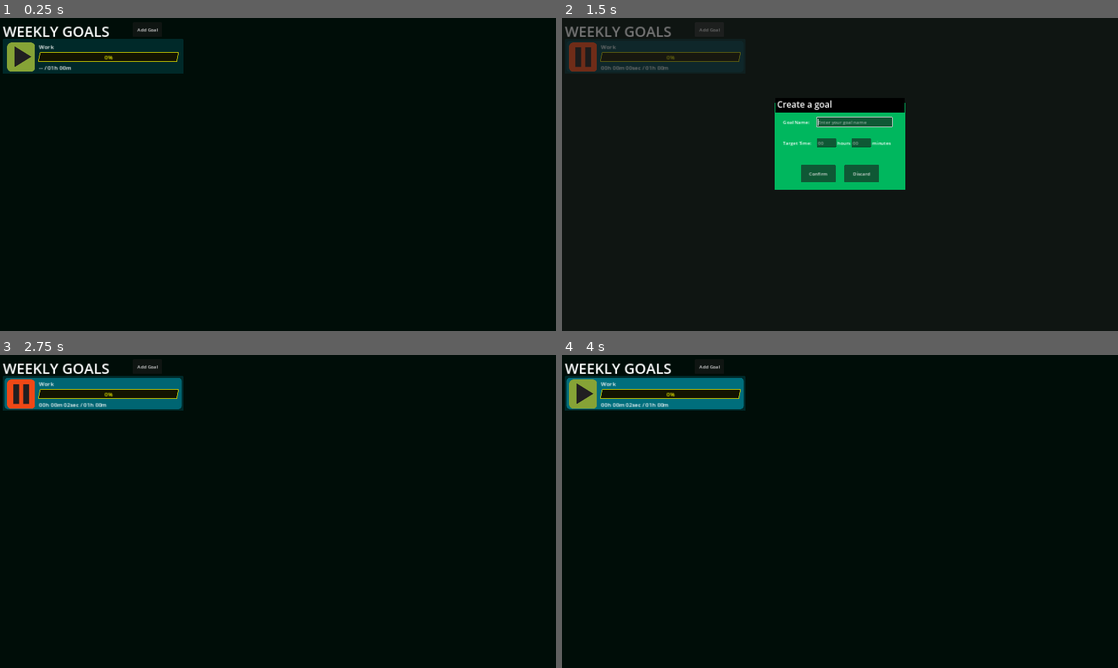
Above: before the commit, frames 1-4 (two rows, left to right).
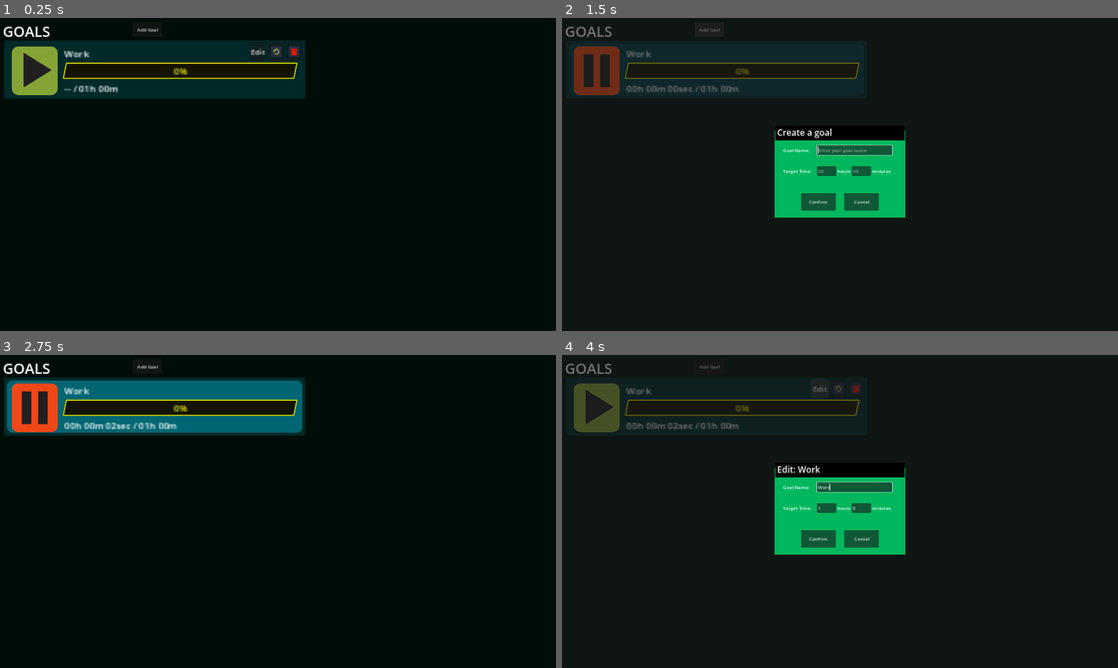
Above: after the commit, the same moments.

Repository: mathew-tran/productive
Game: Godot game, scene res://Main.tscn
Two runs of this game, one before a commit and one after it. Both use one fixed random seed, a clock stepped at 60 frames per second and the inputs below.
Inputs (mouse positions are in pixels of both pictures, inside the frame that each line leads up to; where the layout moved, square brackets give the same spot in the first picture):
- Up to frame 1 (0.25 s): no input
- Up to frame 2 (1.5 s): click (595, 71) [584, 55] at 0.5 s; click "Add Goal" at 1.25 s
- Up to frame 3 (2.75 s): click "Discard" (after the commit: "Cancel") at 2 s
- Up to frame 4 (4 s): click (595, 408) [584, 392] at 2.75 s; click (817, 389) at 3.5 s, where only the run after the commit has a clickable "Edit"

The runs differ from the first frame. In frame 1, 8.0% of the frame differs, in the area x 0-55%, y 2-26%; in frame 2, 9.0%; in frame 3, 8.6%; in frame 4, 11%, in the area x 0-62%, y 2-64%.

Commit message:
be able to edit, delete and reset goal

Diff:
--- a/Main.tscn
+++ b/Main.tscn
@@ -33,15 +33,15 @@
 offset_right = 510.0
 offset_bottom = 79.0
 theme_override_font_sizes/font_size = 50
-text = "WEEKLY GOALS"
+text = "GOALS"
 
 [node name="VBoxContainer" type="VBoxContainer" parent="."]
 layout_mode = 2
-offset_left = 18.0
-offset_top = 81.0
-offset_right = 518.0
-offset_bottom = 493.0
-scale = Vector2(1.2, 1.2)
+offset_left = 28.0
+offset_top = 92.0
+offset_right = 528.0
+offset_bottom = 504.0
+scale = Vector2(2, 2)
 theme_override_constants/separation = 30
 
 [node name="GoalContainer" type="VBoxContainer" parent="VBoxContainer" groups=["GoalContainer"]]
@@ -73,4 +73,5 @@
 visible = false
 layout_mode = 1
 
+[connection signal="child_exiting_tree" from="VBoxContainer/GoalContainer" to="VBoxContainer/GoalContainer" method="_on_child_exiting_tree"]
 [connection signal="button_up" from="AddGoalButton" to="AddGoalButton" method="_on_button_up"]
--- a/Scenes/Goal.tscn
+++ b/Scenes/Goal.tscn
@@ -1,7 +1,9 @@
-[gd_scene load_steps=10 format=3 uid="uid://bodlyhu4lywei"]
+[gd_scene load_steps=12 format=3 uid="uid://bodlyhu4lywei"]
 
 [ext_resource type="Script" path="res://Scripts/Goal.gd" id="1_1uym3"]
 [ext_resource type="PackedScene" uid="uid://3sltofvl4a3i" path="res://Scenes/PlayButton.tscn" id="1_ebre7"]
+[ext_resource type="Texture2D" uid="uid://bs0ajsfsp5kgx" path="res://Art/DeleteButton.png" id="3_6tk22"]
+[ext_resource type="Texture2D" uid="uid://cqvnjgcfodx2b" path="res://Art/ResetButton.png" id="4_qrira"]
 
 [sub_resource type="StyleBoxFlat" id="StyleBoxFlat_04v2r"]
 bg_color = Color(0, 0.162369, 0.160995, 1)
@@ -70,6 +72,8 @@
 custom_minimum_size = Vector2(500, 100)
 layout_mode = 3
 anchors_preset = 0
+offset_right = 515.0
+offset_bottom = 100.0
 pivot_offset = Vector2(250, 50)
 script = ExtResource("1_1uym3")
 
@@ -80,6 +84,7 @@
 offset_top = -7.0
 offset_right = 511.0
 offset_bottom = 88.0
+mouse_filter = 2
 theme_override_styles/panel = SubResource("StyleBoxFlat_04v2r")
 
 [node name="ActivePanel" type="Panel" parent="Panel"]
@@ -96,6 +101,7 @@
 offset_bottom = 45.0
 grow_horizontal = 2
 grow_vertical = 2
+mouse_filter = 2
 theme_override_styles/panel = SubResource("StyleBoxFlat_dy6u0")
 
 [node name="HBoxContainer" type="HBoxContainer" parent="."]
@@ -105,6 +111,7 @@
 offset_top = 3.0
 offset_right = 503.0
 offset_bottom = 84.0
+mouse_filter = 2
 theme_override_constants/separation = 11
 
 [node name="Button" parent="HBoxContainer" instance=ExtResource("1_ebre7")]
@@ -112,6 +119,7 @@
 
 [node name="VBoxContainer" type="VBoxContainer" parent="HBoxContainer"]
 layout_mode = 2
+mouse_filter = 2
 alignment = 1
 
 [node name="GoalTitle" type="Label" parent="HBoxContainer/VBoxContainer"]
@@ -120,10 +128,12 @@
 
 [node name="HBoxContainer" type="HBoxContainer" parent="HBoxContainer/VBoxContainer"]
 layout_mode = 2
+mouse_filter = 2
 
 [node name="ProgressBar" type="ProgressBar" parent="HBoxContainer/VBoxContainer/HBoxContainer"]
 custom_minimum_size = Vector2(400, 0)
 layout_mode = 2
+mouse_filter = 2
 theme_override_styles/background = SubResource("StyleBoxFlat_e342l")
 theme_override_styles/fill = SubResource("StyleBoxFlat_g4e0k")
 value = 60.0
@@ -131,6 +141,29 @@
 [node name="HoursWorked" type="Label" parent="HBoxContainer/VBoxContainer"]
 layout_mode = 2
 text = "0.2 / 1.2 hours"
+
+[node name="OptionButtons" type="HBoxContainer" parent="."]
+layout_mode = 0
+offset_left = 416.0
+offset_top = -4.0
+offset_right = 530.0
+offset_bottom = 36.0
+scale = Vector2(0.8, 0.8)
+mouse_filter = 2
+
+[node name="Edit" type="Button" parent="OptionButtons"]
+layout_mode = 2
+text = "Edit"
+
+[node name="ResetButton" type="Button" parent="OptionButtons"]
+custom_minimum_size = Vector2(30, 30)
+layout_mode = 2
+icon = ExtResource("4_qrira")
+
+[node name="Delete" type="Button" parent="OptionButtons"]
+custom_minimum_size = Vector2(30, 30)
+layout_mode = 2
+icon = ExtResource("3_6tk22")
 
 [node name="Timer" type="Timer" parent="."]
 wait_time = 0.2
@@ -142,4 +175,7 @@
 speed_scale = 0.5
 
 [connection signal="CustomPress" from="HBoxContainer/Button" to="." method="_on_button_custom_press"]
+[connection signal="button_up" from="OptionButtons/Edit" to="." method="_on_edit_button_up"]
+[connection signal="button_up" from="OptionButtons/ResetButton" to="." method="_on_reset_button_button_up"]
+[connection signal="button_up" from="OptionButtons/Delete" to="." method="_on_delete_button_up"]
 [connection signal="timeout" from="Timer" to="." method="_on_timer_timeout"]
--- a/Scenes/GoalEditPopup.tscn
+++ b/Scenes/GoalEditPopup.tscn
@@ -29,9 +29,9 @@
 anchor_right = 0.5
 anchor_bottom = 0.5
 offset_left = -225.0
-offset_top = -247.0
+offset_top = -150.0
 offset_right = 225.0
-offset_bottom = 53.0
+offset_bottom = 150.0
 grow_horizontal = 2
 grow_vertical = 2
 theme_override_styles/panel = SubResource("StyleBoxFlat_13adb")
@@ -135,7 +135,7 @@
 [node name="Discard" type="Button" parent="Content/VBoxContainer/ActionContainer"]
 custom_minimum_size = Vector2(120, 60)
 layout_mode = 2
-text = "Discard"
+text = "Cancel"
 
 [node name="Delete" type="Button" parent="Content/VBoxContainer/ActionContainer"]
 custom_minimum_size = Vector2(120, 60)
--- a/Scripts/Autoload/Game.gd
+++ b/Scripts/Autoload/Game.gd
@@ -2,6 +2,7 @@
 
 
 signal GoalCreate
+signal GoalEdit(goal)
 
 signal InMenu
 signal OutOfMenu
--- a/Scripts/Goal.gd
+++ b/Scripts/Goal.gd
@@ -37,6 +37,7 @@
 
 func Initialize():
 	CompletionProgress.min_value = 0
+	bHasBeenCompleted = false
 	$Timer.start()
 	$Timer.paused = true
 
@@ -44,6 +45,7 @@
 	seconds += GoalInMinutes * 60
 	seconds += GoalInHours * 60 * 60
 	CompletionProgress.max_value = seconds
+	Update()
 
 func GetTotalSeconds():
 	var totalSeconds = StoredSeconds
@@ -115,6 +117,7 @@
 	$HBoxContainer/Button.ForcePlay()
 	Helper.PlayStart()
 	$AnimationPlayer.play("anim")
+	ShowActivePanel(true)
 	SaveManager.Save()
 
 func Stop(bForce = false):
@@ -124,7 +127,7 @@
 	$HBoxContainer/Button.ForceStop()
 	Helper.PlayStop()
 	$AnimationPlayer.stop()
-
+	ShowActivePanel(false)
 	UpdateStoredTime()
 
 
@@ -144,3 +147,20 @@
 
 func ShowActivePanel(bShow):
 	$Panel/ActivePanel.visible = bShow
+	$OptionButtons.visible = !bShow
+
+
+func _on_delete_button_up():
+	queue_free()
+
+
+
+func _on_reset_button_button_up():
+
+	Stop(true)
+	StoredSeconds = 0
+	Update()
+
+
+func _on_edit_button_up():
+	Game.GoalEdit.emit(self)
--- a/Scripts/GoalContainer.gd
+++ b/Scripts/GoalContainer.gd
@@ -57,13 +57,6 @@
 func OnGoalActivated(goal):
 	LastActivatedGoal = goal
 	bIsPaused = false
-	for goalchild in get_children():
-		if goalchild is Goal:
-			if goalchild != goal:
-				goalchild.Stop()
-				goalchild.ShowActivePanel(false)
-			else:
-				goalchild.ShowActivePanel(true)
 
 
 func StopAllGoals():
@@ -73,8 +66,8 @@
 
 func _input(event):
 	if Game.bIsInMenu:
+
 		return
-
 	if event.is_action_pressed("pause"):
 		bIsPaused = !bIsPaused
 		if bIsPaused:
@@ -83,7 +76,7 @@
 			if is_instance_valid(LastActivatedGoal):
 				LastActivatedGoal.Start()
 	if event.is_action_pressed("tab"):
-		StopAllGoals()
+
 		bIsPaused = true
 		if LastActivatedGoal == null:
 			LastActivatedGoal = get_child(0)
@@ -112,3 +105,8 @@
 	instance.ShowActivePanel(false)
 	add_child(instance)
 	return instance
+
+
+func _on_child_exiting_tree(node):
+	await get_tree().process_frame
+	SaveManager.Save()
--- a/Scripts/GoalEditPopup.gd
+++ b/Scripts/GoalEditPopup.gd
@@ -16,34 +16,51 @@
 
 var CurrentMode = MODE.CREATE
 var Inputs = []
+
+var GoalToEdit : Goal
+
 func _ready():
 	visible = false
 	Inputs = [GoalEdit, HourEdit, MinuteEdit]
 	Game.GoalCreate.connect(OnGoalCreate)
+	Game.GoalEdit.connect(OnGoalEdit)
 
 func OnGoalCreate():
 	ShowCreate()
 
+func OnGoalEdit(goal):
+	ShowEdit(goal)
+
+func ShowEdit(goal : Goal):
+	GoalEdit.text = goal.GoalName
+	HourEdit.text = str(goal.GoalInHours)
+	MinuteEdit.text = str(goal.GoalInMinutes)
+	GoalTitle.text = "Edit: " + goal.GoalName
+	CurrentMode = MODE.EDIT
+	DeleteButton.visible = false
+	GoalToEdit = goal
+	visible = true
 
 func ShowCreate():
-	visible = true
 	for input in Inputs:
 		input.Reset()
 	GoalTitle.text = "Create a goal"
 	CurrentMode = MODE.CREATE
 	DeleteButton.visible = false
-	pass
-
-func ShowGoal(goal : Goal):
 	visible = true
-	GoalTitle.text = "Edit Goal: " + goal.GoalName
 
 
 func AddGoal():
 	Helper.GetGoals().AddGoal(GoalEdit.Get(), HourEdit.Get(), MinuteEdit.Get())
 
 func UpdateGoal():
-	pass
+	GoalToEdit.GoalName = GoalEdit.Get()
+	GoalToEdit.GoalInHours = HourEdit.Get()
+	GoalToEdit.GoalInMinutes = MinuteEdit.Get()
+	GoalToEdit.Update()
+	GoalToEdit.Initialize()
+	GoalToEdit.Stop(true)
+	SaveManager.Save()
 
 func _on_discard_button_up():
 	visible = false
--- a/Scripts/InputFields/GoalEdit.gd
+++ b/Scripts/InputFields/GoalEdit.gd
@@ -2,6 +2,10 @@
 
 func _ready():
 	max_length = 25
+	focus_entered.connect(OnFocusEntered)
+
+func OnFocusEntered():
+	caret_column = text.length()
 
 func IsValid():
 	return text.length() > 0
--- a/Scripts/InputFields/HourEdit.gd
+++ b/Scripts/InputFields/HourEdit.gd
@@ -3,6 +3,11 @@
 func _ready():
 	text_changed.connect(OnTextChanged)
 	max_length = 2
+
+	focus_entered.connect(OnFocusEntered)
+
+func OnFocusEntered():
+	caret_column = text.length()
 
 func IsValid():
 	return int(text) > 0
--- a/Scripts/InputFields/MinuteEdit.gd
+++ b/Scripts/InputFields/MinuteEdit.gd
@@ -3,6 +3,10 @@
 func _ready():
 	text_changed.connect(OnTextChanged)
 	max_length = 2
+	focus_entered.connect(OnFocusEntered)
+
+func OnFocusEntered():
+	caret_column = text.length()
 
 func IsValid():
 	return int(text) > 0
Binary file added: Art/DeleteButton.png
Not shown, added: Art/DeleteButton.png.import
Binary file added: Art/ResetButton.png
Not shown, added: Art/ResetButton.png.import
